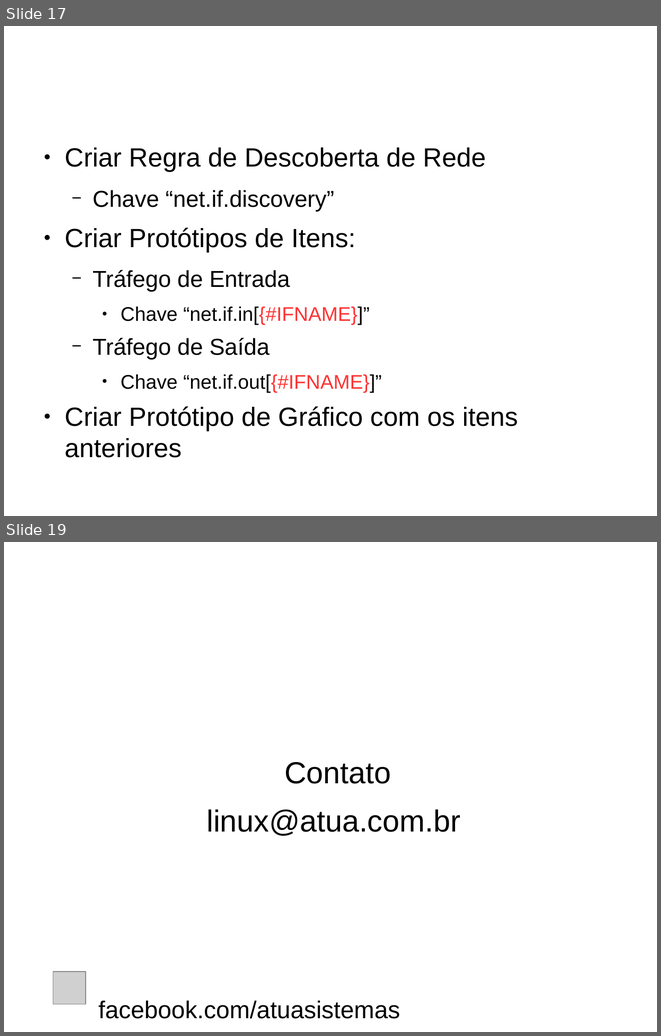
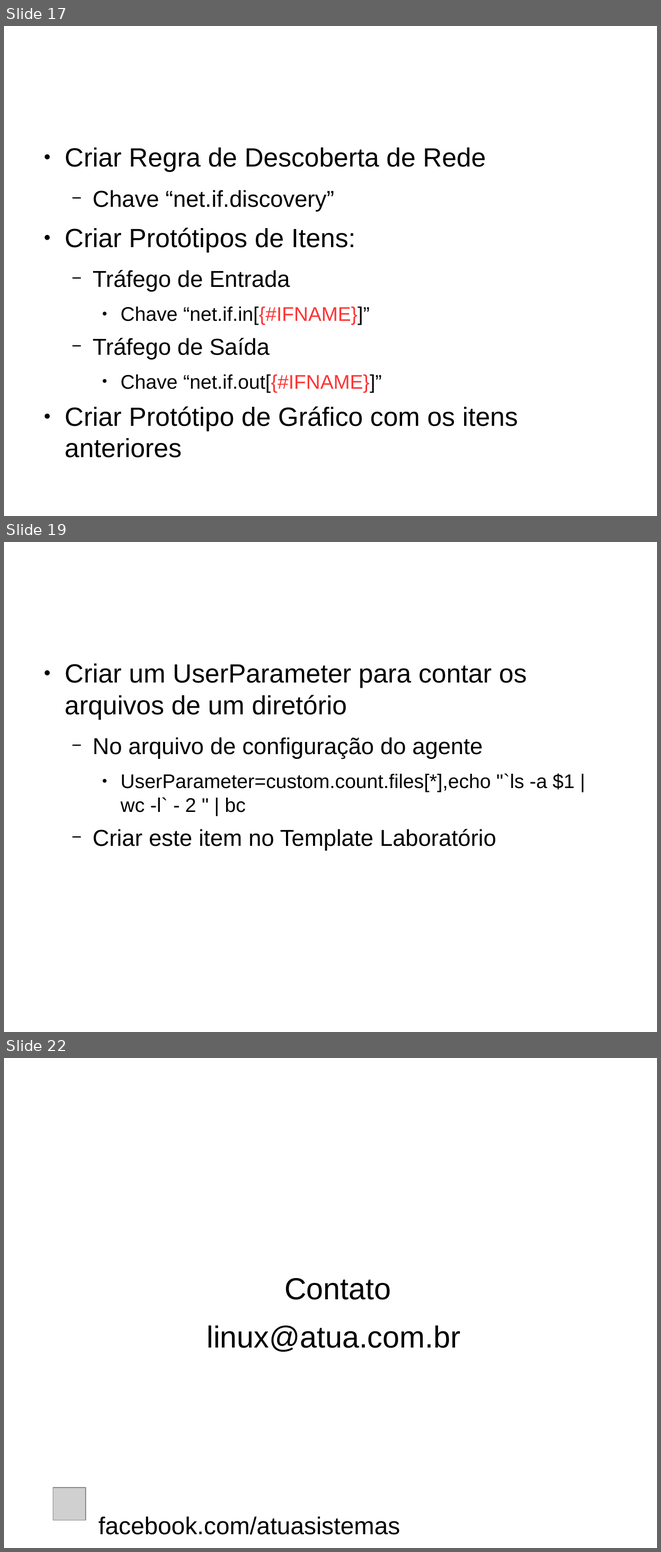
Before and after one commit to atualinux/zabbix, a slide deck: Atua_Zabbix_v1.odp. Shown one above the other, each under a label of ours: slides 17 and 19 before the commit, slides 17, 19 and 22 after it; the slides between them are not shown. The pictures are 661x1036 and 661x1552 pixels, drawn with LibreOffice and Linux fonts; fonts in the diff are those of the drawing; grey boxes stand for pictures; background and template pictures are left out. Boxes give left, top, right and bottom in pixels: in the first picture for what was removed or moved away, otherwise in the second. Text is boxed around its words. In the diff, an @@ line names an element or a change of style, - is before the commit and + after.

```diff
--- a/Atua_Zabbix_v1.odp
+++ b/Atua_Zabbix_v1.odp
@@ slide 19 added at <box>4,542,657,1032</box>, background picture (left out) @@
@@ title added at <box>36,567,625,649</box>, 44 pt, text #FFFFFF, bold @@
+Prática - UserParemeter
@@ text added at <box>64,663,574,850</box>, 28 pt, text #000000 @@
+● Criar um UserParameter para contar os arquivos de um diretório
+  − No arquivo de configuração do agente
+    ● UserParameter=custom.count.files[*],echo "`ls -a $1 | wc -l` - 2 " | bc
+  − Criar este item no Template Laboratório
@@ what was slide 19 is now slide 22 @@
```
Also in this commit, not shown: 3 slides changed, 2 other slides added, 1 other file.
